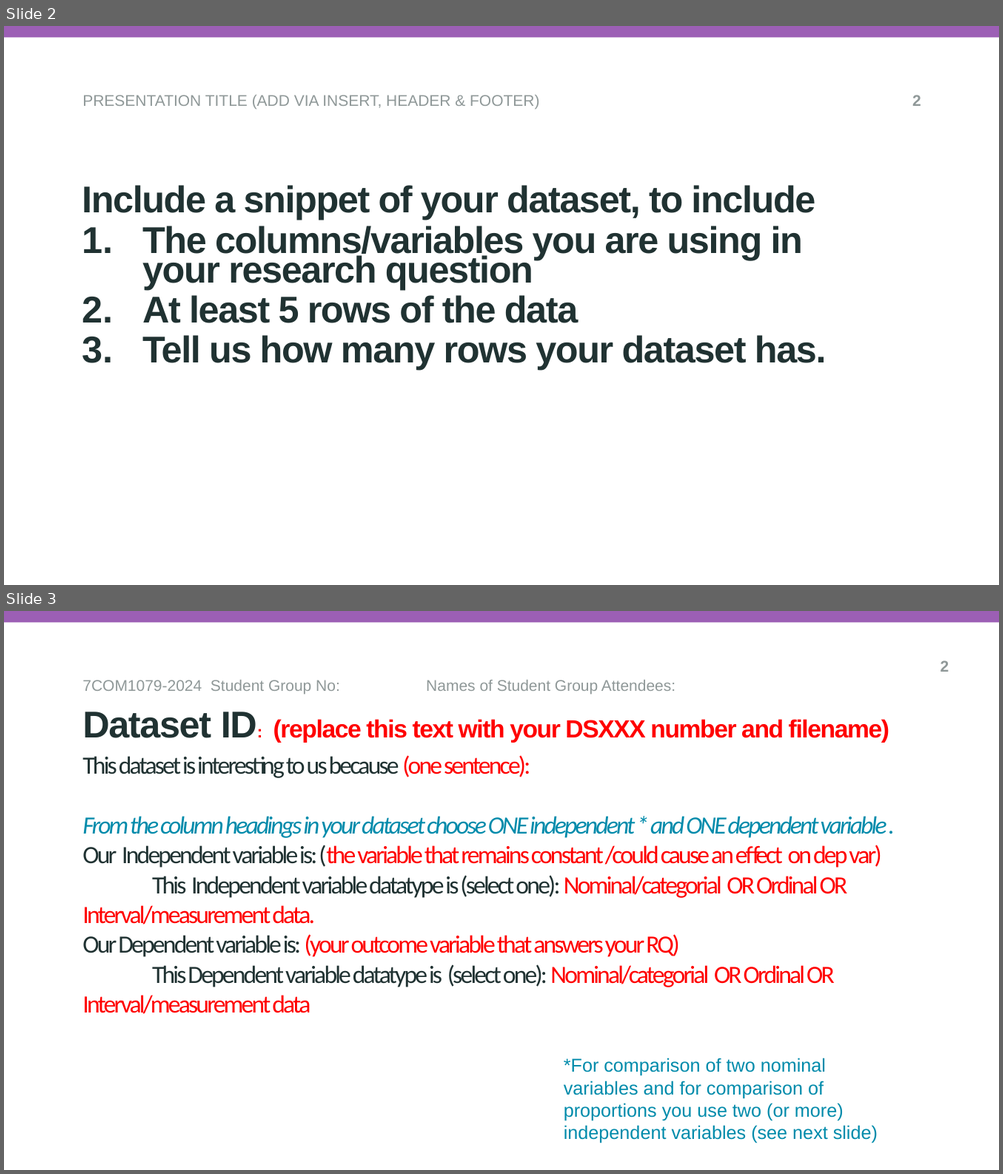
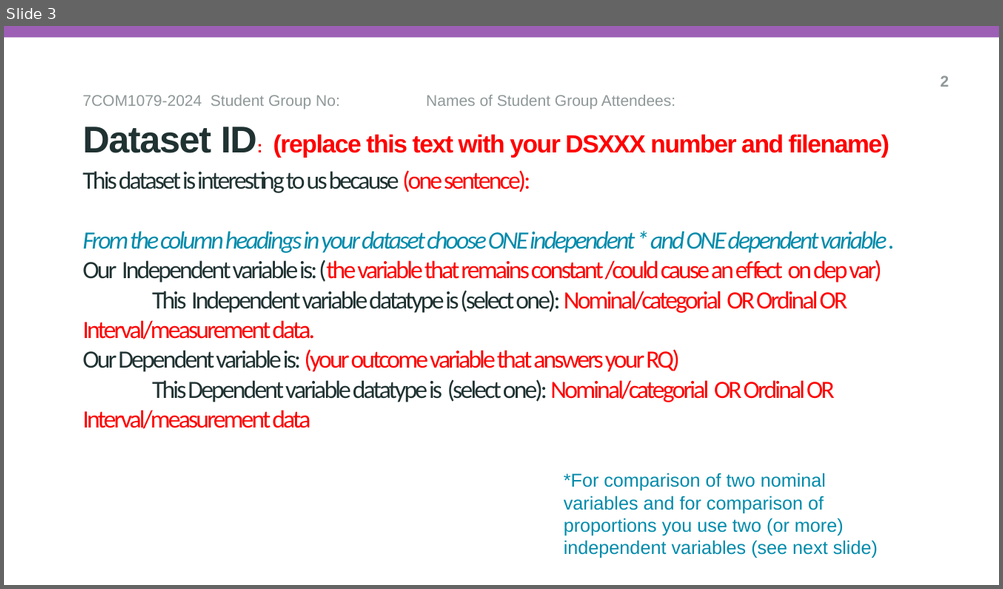
Before and after one commit to esu0hg/Group_A169, a slide deck: reseach_question_presentation_template.pptx. Shown one above the other, each under a label of ours: slides 2 and 3 before the commit, slide 3 after it. The pictures are 1003x1174 and 1003x589 pixels, drawn with LibreOffice and Linux fonts; fonts in the diff are those of the drawing; background and template pictures are left out. Boxes give left, top, right and bottom in pixels: in the first picture for what was removed or moved away, otherwise in the second. Text is boxed around its words. In the diff, an @@ line names an element or a change of style, - is before the commit and + after.

Commit message:
updated names, research question, and sample data

```diff
--- a/reseach_question_presentation_template.pptx
+++ b/reseach_question_presentation_template.pptx
@@ slide 2 removed at (x1=4, y1=26, x2=999, y2=585), background #FFFFFF; not listed: 1 template element that a slide beside it also shows @@
@@ text removed at (x1=82, y1=95, x2=539, y2=109) @@
-PRESENTATION TITLE (ADD VIA INSERT, HEADER & FOOTER)
@@ page number removed at (x1=912, y1=95, x2=921, y2=106) @@
-2
@@ subtitle removed at (x1=82, y1=185, x2=826, y2=370) @@
-Include a snippet of your dataset, to include
-1. The columns/variables you are using in your research question
-2. At least 5 rows of the data
-3. Tell us how many rows your dataset has.
```
Also in this commit, not shown: 1 slide changed, 1 slide added.
